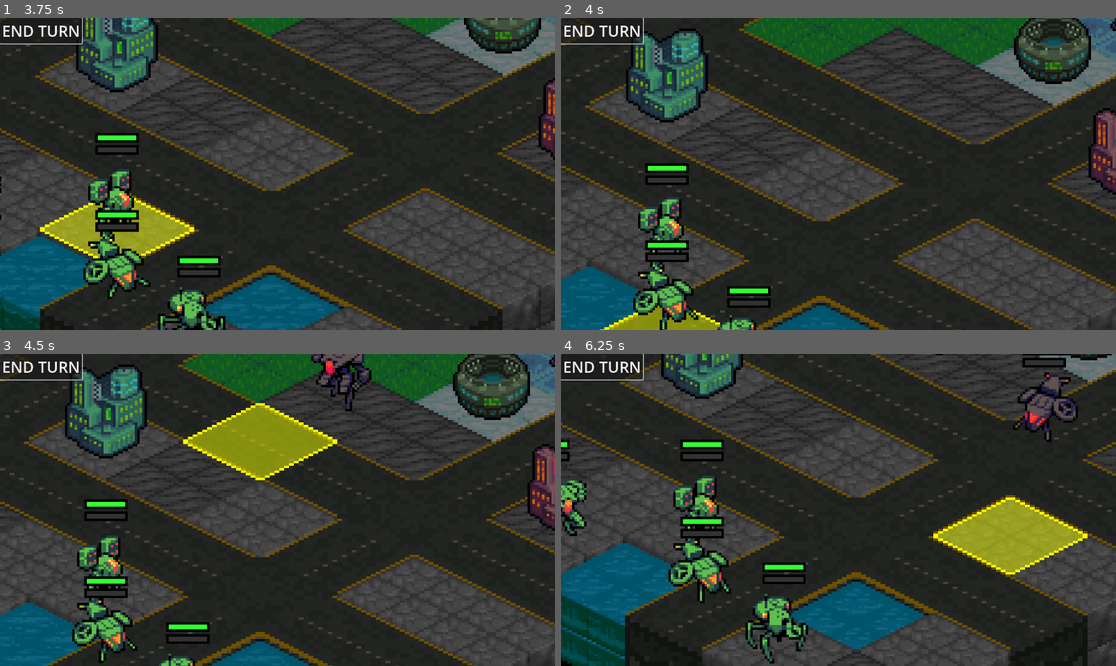
Above: before the commit, frames 1-4 (two rows, left to right).
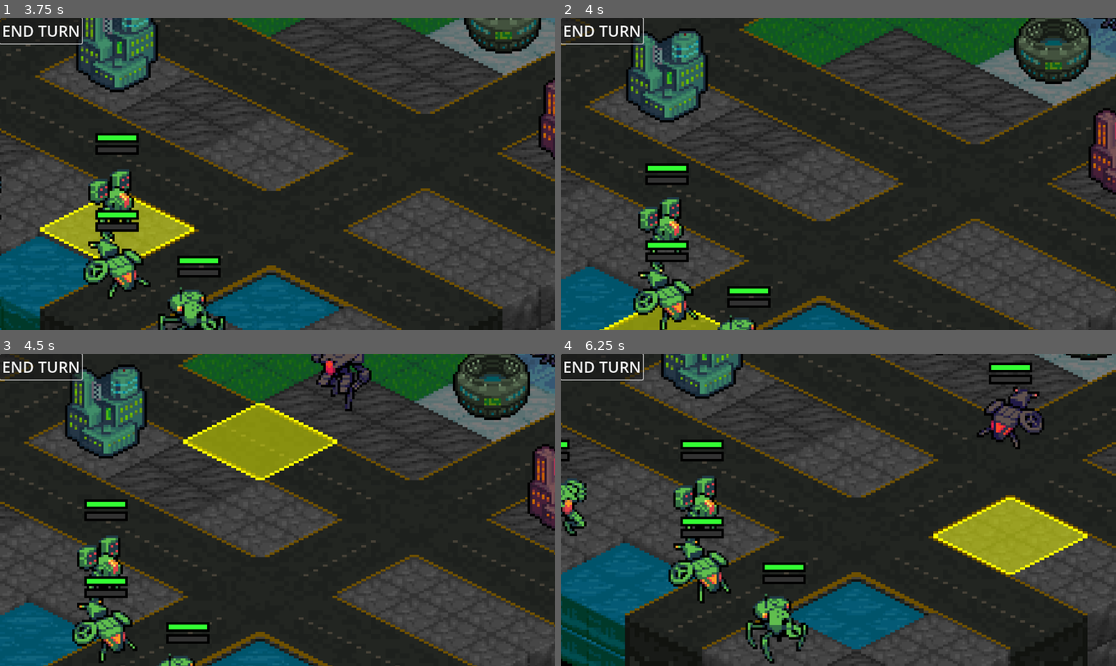
Above: after the commit, the same moments.

Repository: Tekknobot/Terrain
Game: Godot game, scene res://Scenes/Main.tscn
Same seed, same stepped clock (60 frames per second), same inputs: the game is played once before the commit and once after it.
Inputs (mouse positions are in pixels of both pictures, inside the frame that each line leads up to):
- Up to frame 1 (3.75 s): click "END TURN" at 0.5 s; click "END TURN" at 1.25 s; click "END TURN" at 2 s; move the mouse to (399, 158) at 2.77 s; click (399, 158) at 2.92 s; drag from (166, 189) to (122, 308) at 3.52 s
- Up to frame 2 (4 s): no input
- Up to frame 3 (4.5 s): move the mouse to (333, 441) at 4.27 s; click (333, 441) at 4.42 s
- Up to frame 4 (6.25 s): drag from (810, 572) to (899, 422) at 5.02 s; move the mouse to (1005, 556) at 5.77 s; click (1005, 556) at 5.92 s

Frame 1 is identical in both runs. In frame 2, less than 0.1% of the frame differs, in the area x 95-100%, y 0-4%; in frame 3, less than 0.1%; in frame 4, 2.5%, in the area x 74-94%, y 0-31%.

Commit message:
Enemy units finish their actions first, and then spawn new ones

Diff:
--- a/Scripts/TileMap.gd
+++ b/Scripts/TileMap.gd
@@ -52,6 +52,8 @@
 
 @export var structure_scenes: Array[PackedScene]  # Add 6 structure scenes here
 @export var max_structures: int = 10
+
+@export var max_enemy_units: int = 10
 
 func _ready():
 	tile_size = get_tileset().tile_size
@@ -721,3 +723,61 @@
 		print("Spawned only", count, "structures after", attempts, "attempts.")
 	else:
 		print("Spawned", count, "structures.")
+
+func spawn_new_enemy_units():
+	# Count current enemy units on the board.
+	var enemy_units_on_board = get_tree().get_nodes_in_group("Units").filter(func(u): return not u.is_player)
+	var current_count = enemy_units_on_board.size()
+
+	if current_count >= max_enemy_units:
+		print("Max enemy units reached:", current_count)
+		return  # Do not spawn any new units if at or above limit.
+
+	# Determine how many new enemy units to spawn, limited to 3 per turn.
+	var units_to_spawn = min(3, max_enemy_units - current_count)
+
+	# Create an array to track occupied spawn tiles.
+	var used_tiles: Array[Vector2i] = []
+
+	# Define the spawn row for new enemy units (adjust as needed).
+	var spawn_row = 0
+
+	# Calculate a starting x position so that units appear centered.
+	var start_x = int((grid_width - units_to_spawn) / 2)
+
+	for i in range(units_to_spawn):
+		# Calculate the spawn tile along the row.
+		var x = clamp(start_x + i, 0, grid_width - 1)
+		var spawn_tile = Vector2i(x, spawn_row)
+
+		# Ensure the spawn tile is valid, open, and not water.
+		if !is_within_bounds(spawn_tile) or is_tile_occupied(spawn_tile) or is_water_tile(spawn_tile):
+			# Try to find an alternative nearby open tile.
+			spawn_tile = _find_nearest_land(spawn_tile, used_tiles)
+			if spawn_tile == Vector2i(-1, -1):
+				continue  # Skip if no valid tile is found.
+
+		used_tiles.append(spawn_tile)
+
+		# Instantiate an enemy unit (using modulo if you have multiple enemy types).
+		var enemy_scene = enemy_units[i % enemy_units.size()]
+		var enemy_unit = enemy_scene.instantiate()
+
+		enemy_unit.set_team(false)  # Set unit as enemy
+		enemy_unit.tile_pos = spawn_tile
+		enemy_unit.add_to_group("Units")
+		add_child(enemy_unit)
+
+		# Determine the target position based on the tile.
+		var target_pos = to_global(map_to_local(spawn_tile)) + Vector2(0, enemy_unit.Y_OFFSET)
+
+		# Create a drop effect: start above the target position.
+		var drop_offset = 100.0  # Adjust how high above the tile the enemy starts.
+		enemy_unit.global_position = target_pos - Vector2(0, drop_offset)
+
+		# Animate the enemy dropping into place using a tween.
+		var tween = enemy_unit.create_tween()
+		tween.tween_property(enemy_unit, "global_position", target_pos, 0.5).set_trans(Tween.TRANS_SINE).set_ease(Tween.EASE_OUT)
+
+	# Optionally, update the AStar grid after spawning new units.
+	update_astar_grid()
--- a/Scripts/TurnManager.gd
+++ b/Scripts/TurnManager.gd
@@ -172,6 +172,14 @@
 
 func end_turn():
 	emit_signal("turn_ended", turn_order[current_turn_index])
+
+	# If the current turn was for the enemy, spawn reinforcements after they all move.
+	if turn_order[current_turn_index] == Team.ENEMY:
+		var tilemap = get_tree().get_current_scene().get_node("TileMap")
+		tilemap.spawn_new_enemy_units()
+		_populate_units()  # Refresh the list so new enemies are included in future enemy turns.
+
+	# Advance to the next turn.
 	current_turn_index = (current_turn_index + 1) % turn_order.size()
 	active_unit_index = 0
 
@@ -180,6 +188,7 @@
 		return
 
 	call_deferred("start_turn")
+
 
 func unit_finished_action(unit):
 	active_unit_index += 1
